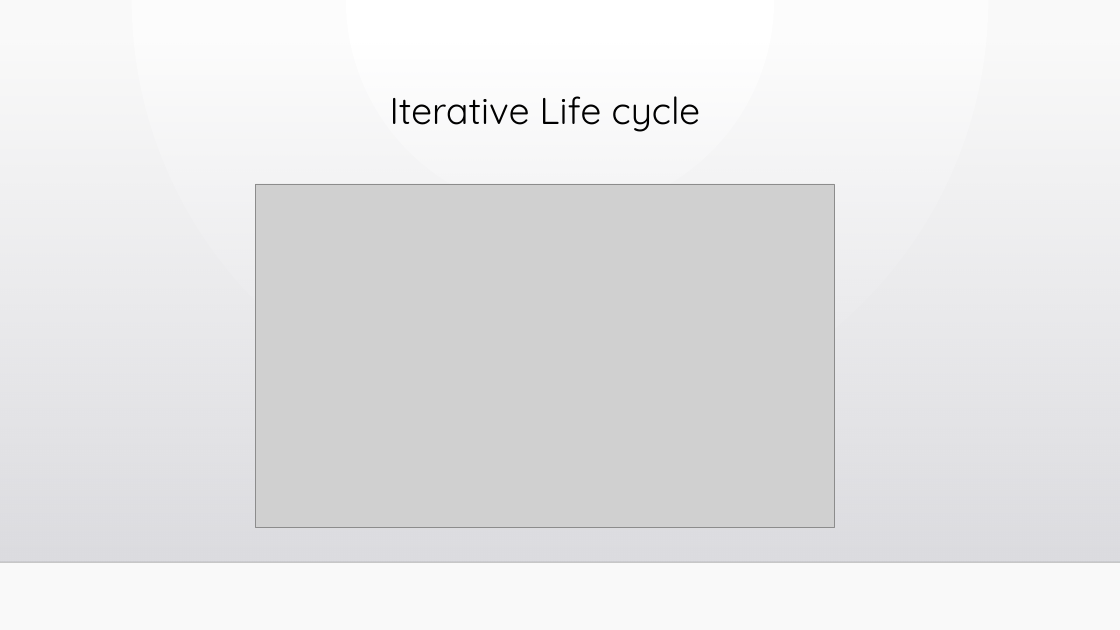
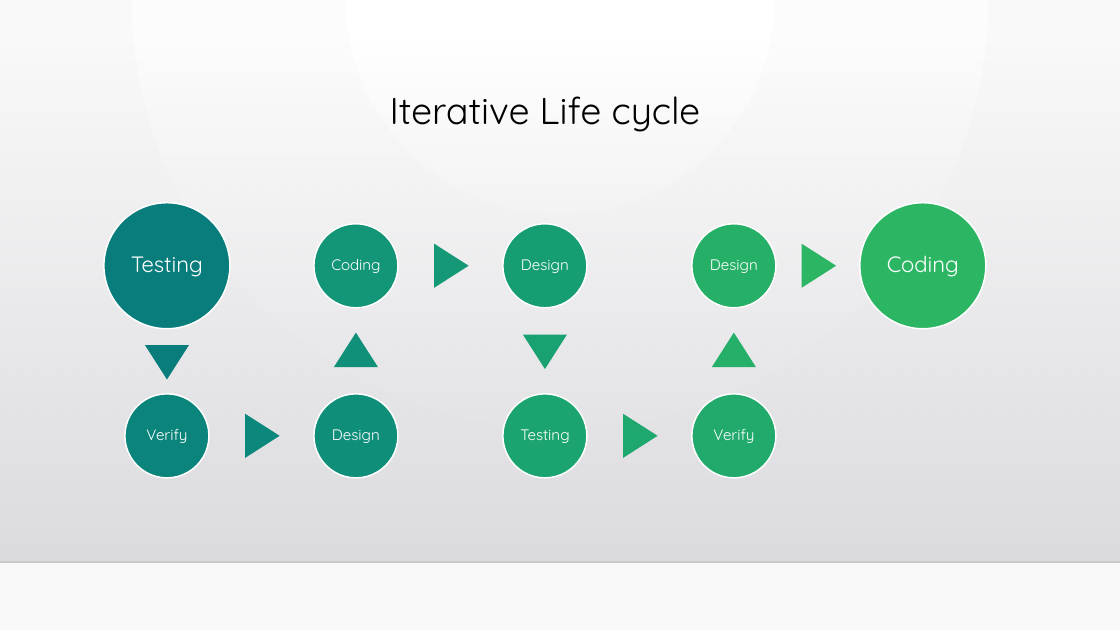
Before and after one commit to KVessey/SoftwareEngineeringLMS, a slide deck: slide 4 of Learning Management System project.pptx. Drawn at 1120x630 pixels with LibreOffice and Linux fonts; fonts in the diff are those of the drawing; grey boxes stand for pictures; background and template pictures are left out. Boxes give left, top, right and bottom in pixels: in the first picture for what was removed or moved away, otherwise in the second. Text is boxed around its words. In the diff, an @@ line names an element or a change of style, - is before the commit and + after.

```diff
--- a/Learning Management System project.pptx
+++ b/Learning Management System project.pptx
@@ picture removed at (255, 184, 834, 528) @@
@@ group added at (104, 202, 986, 478): 9 ellipses, 9 texts, 8 triangles @@
+Testing
+Verify
+Design
+Coding
+Design
+Testing
+Verify
+Design
+Coding
```
Also in this commit, not shown: 6 other slides changed.
